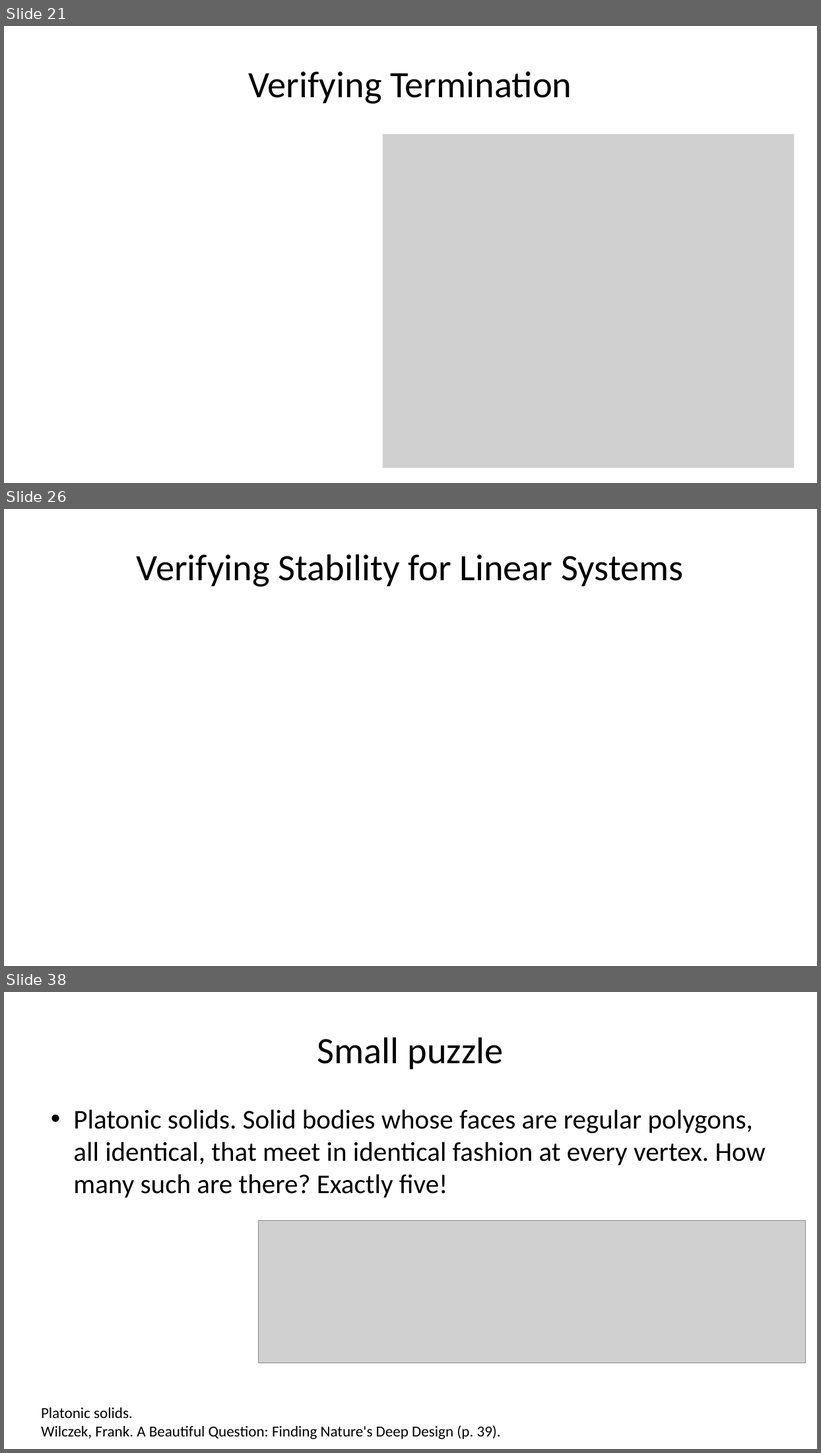
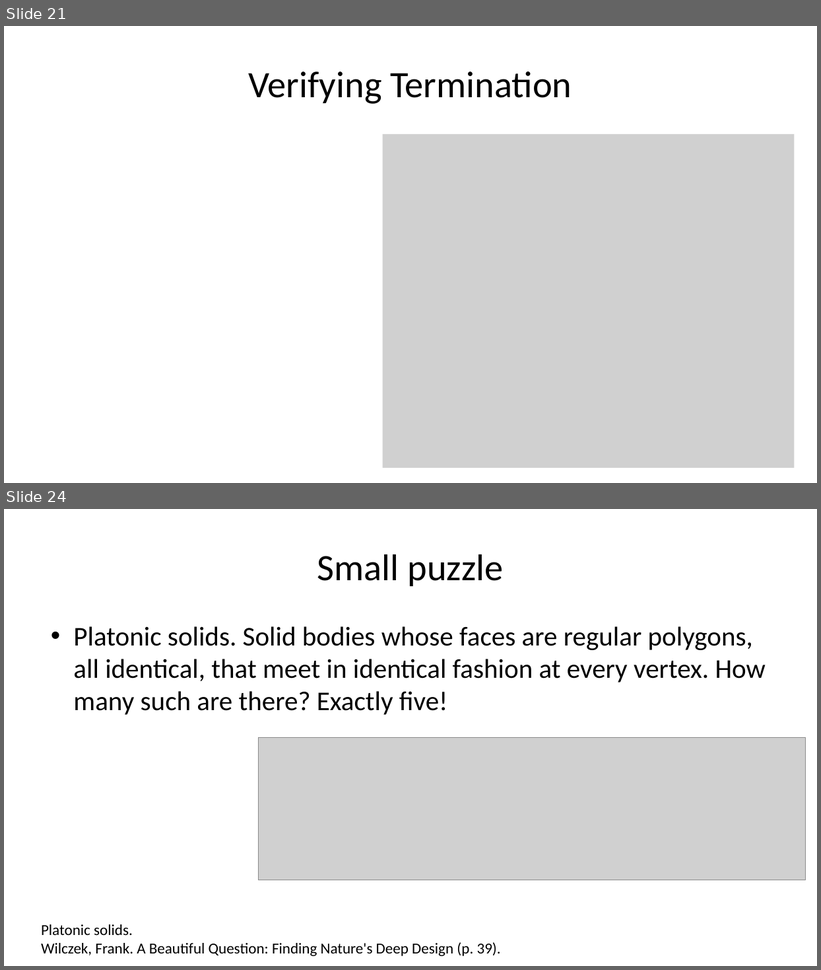
Before and after one commit to sayanmitracode/cpsbooksite, a slide deck: Slides/2025/L11_Stability.pptx. Shown one above the other, each under a label of ours: slides 21, 26 and 38 before the commit, slides 21 and 24 after it; the slides between them are not shown. The pictures are 821x1453 and 821x970 pixels, drawn with LibreOffice and Linux fonts; fonts in the diff are those of the drawing; grey boxes stand for pictures. Boxes give left, top, right and bottom in pixels: in the first picture for what was removed or moved away, otherwise in the second. Text is boxed around its words. In the diff, an @@ line names an element or a change of style, - is before the commit and + after.

```diff
--- a/Slides/2025/L11_Stability.pptx
+++ b/Slides/2025/L11_Stability.pptx
@@ slide 26 removed at box(4, 509, 817, 966), background #FFFFFF @@
@@ title removed at box(137, 554, 683, 587) @@
-Verifying Stability for Linear Systems
@@ what was slide 38 is now slide 24 @@
```
Also in this commit, not shown: 2 slides changed, 13 other slides removed, 3 other files.
